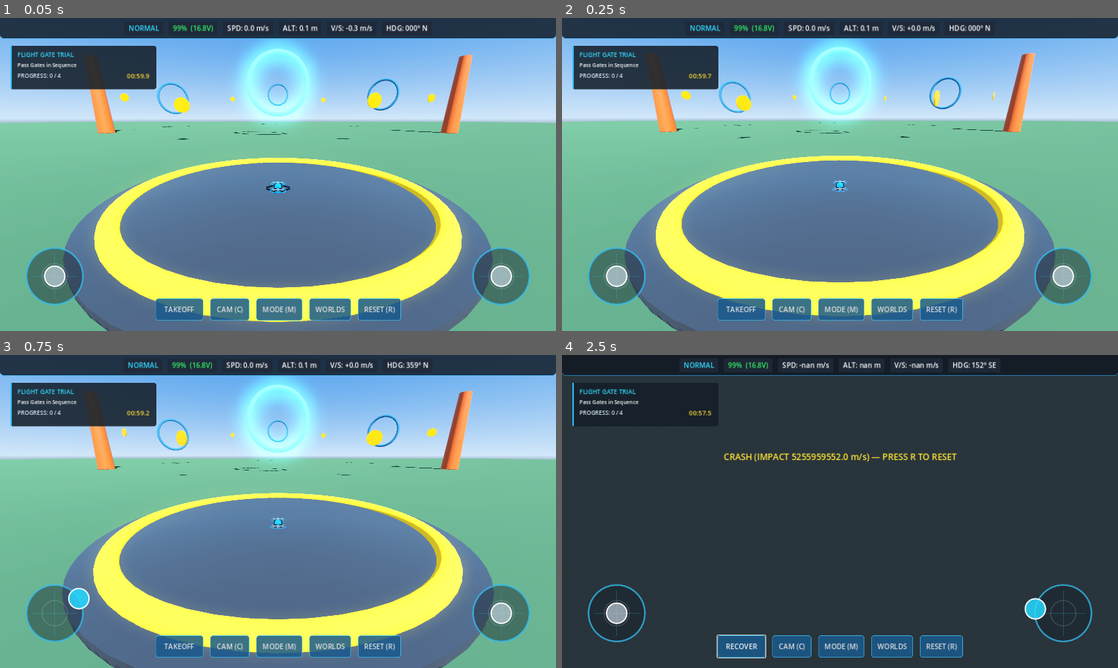
Above: before the commit, frames 1-4 (two rows, left to right).
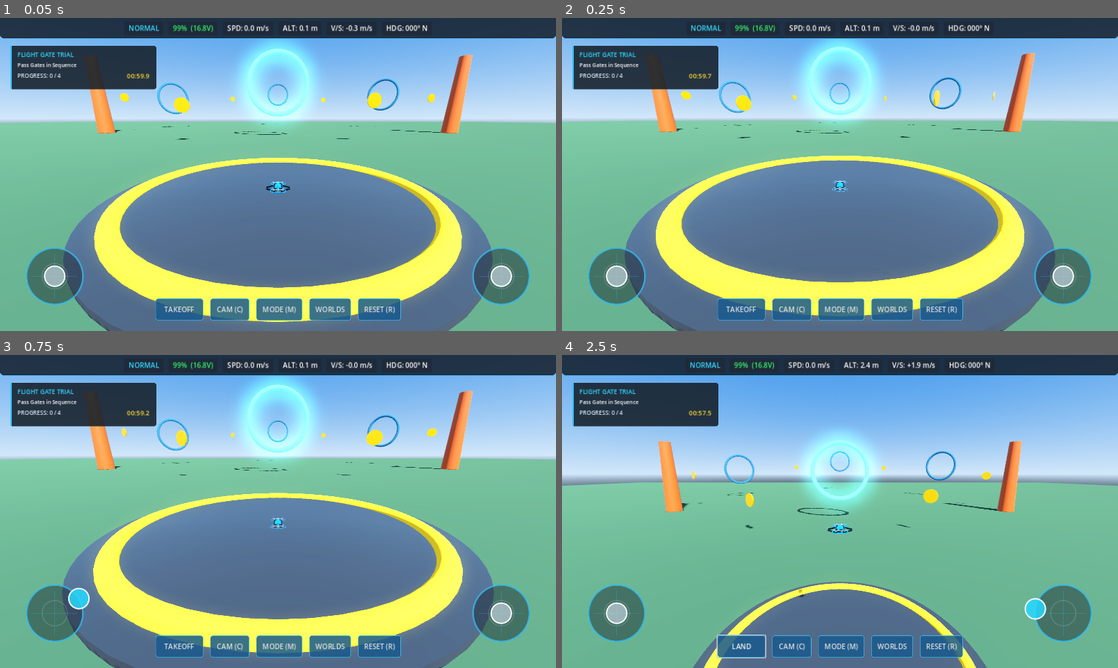
Above: after the commit, the same moments.

Repository: roadofriot/DroneGame
Game: Godot game, scene res://scenes/flight/FlightWorld.tscn
Same seed, same stepped clock (60 frames per second), same inputs: the game is played once before the commit and once after it.
Inputs (mouse positions are in pixels of both pictures, inside the frame that each line leads up to):
- Up to frame 1 (0.05 s): no input
- Up to frame 2 (0.25 s): no input
- Up to frame 3 (0.75 s): drag from (55, 611) to (333, 442) at 0.52 s
- Up to frame 4 (2.5 s): click "TAKEOFF" at 1.25 s; drag from (1062, 611) to (812, 574) at 2.02 s

Frame 1 is identical in both runs. In frame 2, 0.6% of the frame differs, in the area x 23-80%, y 2-100%; in frame 3, 0.6%; in frame 4, 91%, in the area x 0-100%, y 0-100%.

Commit message:
fix(android): stabilize physics integration, safe camera look basis, and signed APK export

Diff:
--- a/scenes/flight/FlightWorld.tscn
+++ b/scenes/flight/FlightWorld.tscn
@@ -31,7 +31,7 @@
 ambient_light_color = Color(0.8, 0.85, 0.9, 1)
 ambient_light_energy = 0.4
 tonemap_mode = 2
-ssao_enabled = true
+ssao_enabled = false
 glow_enabled = true
 glow_intensity = 0.5
 
--- a/scripts/camera/FlightCameraDirector.gd
+++ b/scripts/camera/FlightCameraDirector.gd
@@ -54,12 +54,31 @@
 		CameraMode.FPV:
 			pass # FPV camera is a child of the drone's gimbal mount
 
+func _compute_look_basis(from: Vector3, target: Vector3, up: Vector3 = Vector3.UP) -> Basis:
+	var forward = target - from
+	if forward.length_squared() < 0.0001:
+		return Basis.IDENTITY
+	forward = forward.normalized()
+	var effective_up = up
+	if abs(forward.dot(effective_up)) > 0.98:
+		effective_up = Vector3.FORWARD if abs(forward.dot(Vector3.FORWARD)) < 0.98 else Vector3.RIGHT
+	var right = forward.cross(effective_up).normalized()
+	if right.length_squared() < 0.0001:
+		return Basis.IDENTITY
+	var final_up = right.cross(forward).normalized()
+	# Godot Camera3D: -Z is camera look direction, +Y is camera up, +X is camera right
+	return Basis(right, final_up, -forward).orthonormalized()
+
 func _update_chase_camera(delta: float) -> void:
-	if not chase_camera:
+	if not chase_camera or not target_drone:
 		return
 
 	var drone_pos = target_drone.global_position
+	if not drone_pos.is_finite():
+		return
 	var drone_basis = target_drone.global_transform.basis
+	if not drone_basis.is_finite():
+		return
 
 	# Camera stays behind the drone along drone's horizontal facing direction
 	var forward = -drone_basis.z
@@ -72,28 +91,39 @@
 	var target_cam_pos = drone_pos - (forward * chase_distance) + (Vector3.UP * chase_height)
 
 	# Velocity lookahead
-	var vel_offset = target_drone.linear_velocity * velocity_lookahead_factor
+	var vel = target_drone.linear_velocity if target_drone.linear_velocity.is_finite() else Vector3.ZERO
+	var vel_offset = vel * velocity_lookahead_factor
 	var look_target = drone_pos + (forward * 0.8) + (vel_offset * 0.3)
 
-	chase_camera.global_position = chase_camera.global_position.lerp(target_cam_pos, position_smooth_speed * delta)
-	var cur_rot = chase_camera.global_transform.basis
-	chase_camera.look_at(look_target, Vector3.UP)
-	var target_rot = chase_camera.global_transform.basis
-	chase_camera.global_transform.basis = cur_rot.slerp(target_rot, rotation_smooth_speed * delta)
+	# Snap position on first frame or large teleports to prevent passing through target
+	if not chase_camera.global_position.is_finite() or chase_camera.global_position.distance_squared_to(target_cam_pos) > 1000.0:
+		chase_camera.global_position = target_cam_pos
+	else:
+		chase_camera.global_position = chase_camera.global_position.lerp(target_cam_pos, position_smooth_speed * delta)
+
+	var target_basis = _compute_look_basis(chase_camera.global_position, look_target, Vector3.UP)
+	var cur_rot = chase_camera.global_transform.basis.orthonormalized()
+	if not cur_rot.is_finite():
+		cur_rot = target_basis
+	chase_camera.global_transform.basis = cur_rot.slerp(target_basis, rotation_smooth_speed * delta).orthonormalized()
 
 func _update_orbit_camera(delta: float) -> void:
-	if not chase_camera:
+	if not chase_camera or not target_drone:
 		return
 	orbit_angle += deg_to_rad(25.0) * delta
 	var drone_pos = target_drone.global_position
+	if not drone_pos.is_finite():
+		return
 	var offset = Vector3(sin(orbit_angle) * chase_distance, chase_height * 1.2, cos(orbit_angle) * chase_distance)
 	chase_camera.global_position = drone_pos + offset
-	chase_camera.look_at(drone_pos, Vector3.UP)
+	chase_camera.global_transform.basis = _compute_look_basis(chase_camera.global_position, drone_pos, Vector3.UP)
 
 func _update_top_down_camera(delta: float) -> void:
-	if not chase_camera:
+	if not chase_camera or not target_drone:
 		return
 	var drone_pos = target_drone.global_position
+	if not drone_pos.is_finite():
+		return
 	var target_pos = drone_pos + Vector3(0.0, 7.5, 0.0)
 	chase_camera.global_position = chase_camera.global_position.lerp(target_pos, position_smooth_speed * delta)
-	chase_camera.look_at(drone_pos, Vector3.FORWARD)
+	chase_camera.global_transform.basis = _compute_look_basis(chase_camera.global_position, drone_pos, Vector3.FORWARD)
--- a/scripts/core/SettingsService.gd
+++ b/scripts/core/SettingsService.gd
@@ -84,7 +84,10 @@
 		viewport.scaling_3d_scale = cfg.get("render_scale", 1.0)
 
 	if env:
-		env.ssao_enabled = cfg.get("ssao", false)
+		if OS.get_name() != "Android" and OS.get_name() != "iOS":
+			env.ssao_enabled = cfg.get("ssao", false)
+		else:
+			env.ssao_enabled = false
 		env.glow_enabled = cfg.get("glow", true)
 
 	preset_applied.emit(key)
--- a/scripts/flight/FlightPhysics.gd
+++ b/scripts/flight/FlightPhysics.gd
@@ -171,29 +171,46 @@
 		flight_mode_changed.emit(active_profile.get("name", profile_name.capitalize()))
 
 func _physics_process(delta: float) -> void:
+	# Clamp delta to prevent integration explosion on hitch / startup
+	var safe_delta = clampf(delta, 0.001, 0.033)
+
+	# Guard against runaway physics or NaN
+	if not linear_velocity.is_finite() or linear_velocity.length_squared() > 40000.0:
+		linear_velocity = Vector3.ZERO
+	if not angular_velocity.is_finite() or angular_velocity.length_squared() > 10000.0:
+		angular_velocity = Vector3.ZERO
+	if not global_position.is_finite():
+		global_position = Vector3(0.0, 0.2, 0.0)
+
 	_update_telemetry()
-	_update_battery(delta)
+	_update_battery(safe_delta)
 
 	match current_state:
 		DroneState.DISARMED:
-			_process_disarmed(delta)
+			_process_disarmed(safe_delta)
 		DroneState.TAKING_OFF:
-			_process_taking_off(delta)
+			_process_taking_off(safe_delta)
 		DroneState.FLYING:
-			_process_flying(delta)
+			_process_flying(safe_delta)
 		DroneState.LANDING:
-			_process_landing(delta)
+			_process_landing(safe_delta)
 		DroneState.CRASHED:
-			_process_crashed(delta)
-
-	_apply_motor_forces(delta)
+			_process_crashed(safe_delta)
+
+	_apply_motor_forces(safe_delta)
 	_emit_telemetry()
 
 func _update_telemetry() -> void:
 	var cur_trans = global_transform if is_inside_tree() else transform
+	if not cur_trans.is_finite():
+		return
 	altitude_msl = global_position.y if is_inside_tree() else position.y
 	if raycast_ground and raycast_ground.is_inside_tree() and raycast_ground.is_colliding():
-		altitude_agl = maxf(0.0, altitude_msl - raycast_ground.get_collision_point().y)
+		var col_pt = raycast_ground.get_collision_point()
+		if col_pt.is_finite():
+			altitude_agl = maxf(0.0, altitude_msl - col_pt.y)
+		else:
+			altitude_agl = maxf(0.0, altitude_msl)
 	else:
 		altitude_agl = maxf(0.0, altitude_msl)
 
@@ -204,14 +221,15 @@
 	# Calculate pitch and roll angles in degrees
 	var forward = -cur_trans.basis.z
 	var right = cur_trans.basis.x
-	var up = cur_trans.basis.y
 
 	pitch_deg = rad_to_deg(asin(clampf(forward.y, -1.0, 1.0)))
 	roll_deg = rad_to_deg(asin(clampf(right.y, -1.0, 1.0)))
 
 	# Compass heading (0..360 where 0 = North / -Z axis)
-	var forward_flat = Vector2(-forward.x, -forward.z).normalized()
-	heading_deg = fposmod(rad_to_deg(atan2(forward_flat.x, forward_flat.y)), 360.0)
+	var forward_flat = Vector2(-forward.x, -forward.z)
+	if forward_flat.length_squared() > 0.0001:
+		forward_flat = forward_flat.normalized()
+		heading_deg = fposmod(rad_to_deg(atan2(forward_flat.x, forward_flat.y)), 360.0)
 
 func _update_battery(delta: float) -> void:
 	if battery_remaining_mah <= 0.0:
@@ -297,14 +315,14 @@
 	for i in range(4):
 		target_motor_rpms[i] = 0.0
 
-func _calculate_auto_level_rpms(base_thrust: float, target_pitch_deg: float, target_roll_deg: float, target_yaw_rate: float, delta: float) -> void:
+func _calculate_auto_level_rpms(base_thrust: float, target_pitch_deg: float, target_roll_deg: float, target_yaw_rate: float, _delta: float) -> void:
 	# Error in pitch & roll
 	var pitch_err = deg_to_rad(target_pitch_deg - pitch_deg)
 	var roll_err = deg_to_rad(target_roll_deg - roll_deg)
 
-	# Angular velocities
-	var cur_basis = global_transform.basis if is_inside_tree() else transform.basis
-	var local_ang_vel = cur_basis.inverse() * angular_velocity
+	# Angular velocities relative to drone frame using transpose (stable inverse for orthogonal rotation)
+	var cur_basis = global_transform.basis.orthonormalized() if is_inside_tree() else transform.basis.orthonormalized()
+	var local_ang_vel = cur_basis.transposed() * angular_velocity
 
 	# Torques
 	var pitch_torque = (pitch_err * pitch_pid_p) - (local_ang_vel.x * pitch_pid_d)
@@ -322,8 +340,8 @@
 	target_motor_rpms[3] = clampf(base_thrust + pitch_torque - roll_torque + (yaw_torque * 0.2), 0.0, 1.0)
 
 func _calculate_acro_rpms(base_thrust: float, in_pitch: float, in_roll: float, in_yaw: float, _delta: float) -> void:
-	var cur_basis = global_transform.basis if is_inside_tree() else transform.basis
-	var local_ang_vel = cur_basis.inverse() * angular_velocity
+	var cur_basis = global_transform.basis.orthonormalized() if is_inside_tree() else transform.basis.orthonormalized()
+	var local_ang_vel = cur_basis.transposed() * angular_velocity
 	var p_rate = (in_pitch * 5.0) - local_ang_vel.x
 	var r_rate = (in_roll * 5.0) - local_ang_vel.z
 	var y_rate = (in_yaw * 4.0) - local_ang_vel.y
@@ -350,16 +368,27 @@
 		var ge_factor = 1.0 - (altitude_agl / ground_effect_dist)
 		total_thrust *= (1.0 + (ge_factor * ground_effect_mult))
 
-	var cur_basis = global_transform.basis if is_inside_tree() else transform.basis
+	var cur_basis = global_transform.basis.orthonormalized() if is_inside_tree() else transform.basis.orthonormalized()
 	var thrust_vector = cur_basis.y * total_thrust
-	apply_central_force(thrust_vector)
-
-	# Aerodynamic Linear Drag
-	var drag_force = -linear_velocity * linear_drag * linear_velocity.length()
-	apply_central_force(drag_force)
-
-	# Angular Damping
-	apply_torque(-angular_velocity * angular_drag)
+	if thrust_vector.is_finite():
+		apply_central_force(thrust_vector)
+
+	# Aerodynamic Linear Drag with explicit stability cap
+	var lin_speed = linear_velocity.length()
+	if lin_speed > 0.001 and linear_velocity.is_finite():
+		var max_drag_force = (drone_mass * lin_speed) / maxf(delta, 0.001) * 0.45
+		var natural_drag = lin_speed * linear_drag * lin_speed
+		var final_drag = minf(natural_drag, max_drag_force)
+		apply_central_force(-linear_velocity.normalized() * final_drag)
+
+	# Angular Damping with explicit stability cap
+	var ang_speed = angular_velocity.length()
+	if ang_speed > 0.001 and angular_velocity.is_finite():
+		var approx_inertia = drone_mass * 0.045
+		var max_damping_torque = (approx_inertia * ang_speed) / maxf(delta, 0.001) * 0.45
+		var natural_torque = ang_speed * angular_drag
+		var final_torque = minf(natural_torque, max_damping_torque)
+		apply_torque(-angular_velocity.normalized() * final_torque)
 
 func _emit_telemetry() -> void:
 	var data = {
Not shown, changed: export_presets.cfg
